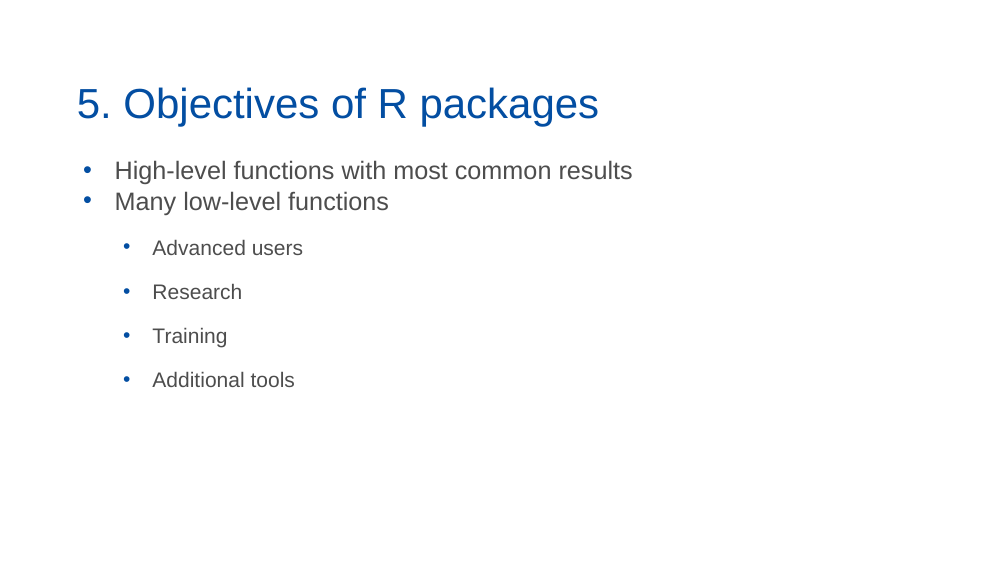
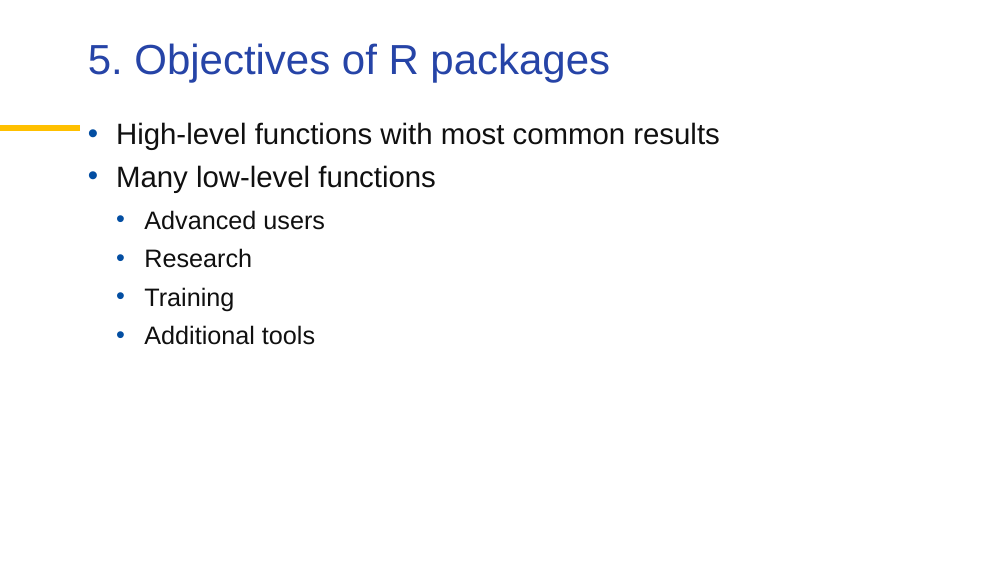
Before and after one commit to palatej/ESTP2026, a slide deck: slide 9 of 1.3 JD+ and R.pptx (slide 7 before the commit). Drawn at 1008x567 pixels with LibreOffice and Linux fonts; fonts in the diff are those of the drawing; background and template pictures are left out. Boxes give left, top, right and bottom in pixels: in the first picture for what was removed or moved away, otherwise in the second. Text is boxed around its words. In the diff, an @@ line names an element or a change of style, - is before the commit and + after.

```diff
--- a/1.3 JD+ and R.pptx
+++ b/1.3 JD+ and R.pptx
@@ title "5. Objectives of R packages": place and size @@
-title "5. Objectives of R packages" at (77,87,600,127)
+title "5. Objectives of R packages" at (88,43,610,82)
@@ title "5. Objectives of R packages" at (88,43,610,82): text colour #034EA2 to #2644A7; vertical alignment bottom to top @@
@@ text "High-level functions with most common ...": place and size @@
-text "High-level functions with most common ..." at (115,160,633,387)
+text "High-level functions with most common ..." at (116,122,720,345)
@@ text "High-level functions with most common ..." at (116,122,720,345): size 24 to 28 pt in "High-level functions with most common results", "Many low-level functions"; text colour #4D4D4D to #101010; size 20 to 24 pt in "Advanced users", "Research", "Training", "Additional tools"; indent changed; line spacing 1 to 0.9; more space between paragraphs; less space between paragraphs @@
@@ line added from (0, 129) to (80, 129), #FFC000 6 pt @@
```
Also in this commit, not shown: 7 other slides changed, 2 slides added, 26 other files.
